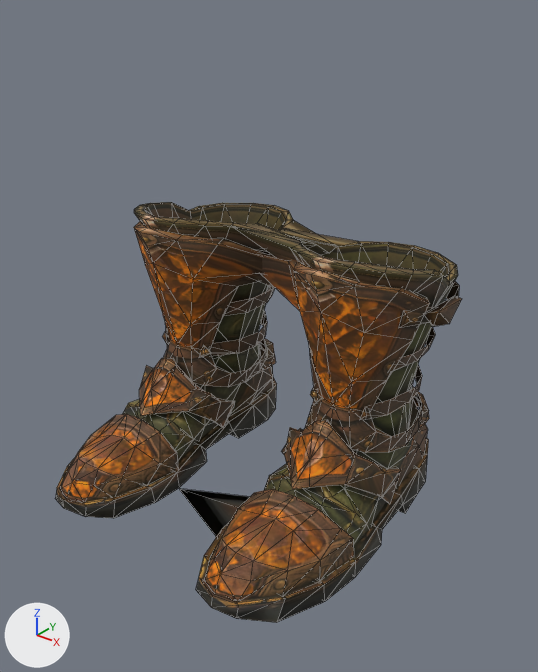
The glTF model godot-client/assets/actors/native/equipment/amberwood_woodland_boots_07.glb, before and after one commit.
One viewpoint serves both versions: a camera (50 mm lens) standing at (0.514, -0.591, 0.576) and looking at (0.031, 0.012, 0.202). The lights are fixed; the arrows at lower left show +X, +Y and +Z. The picture after the commit comes second. Mesh edges are drawn as thin lines. Vertices at exactly the same position are counted once.

Names of what the first picture shows: 'Amberglass Boots'.
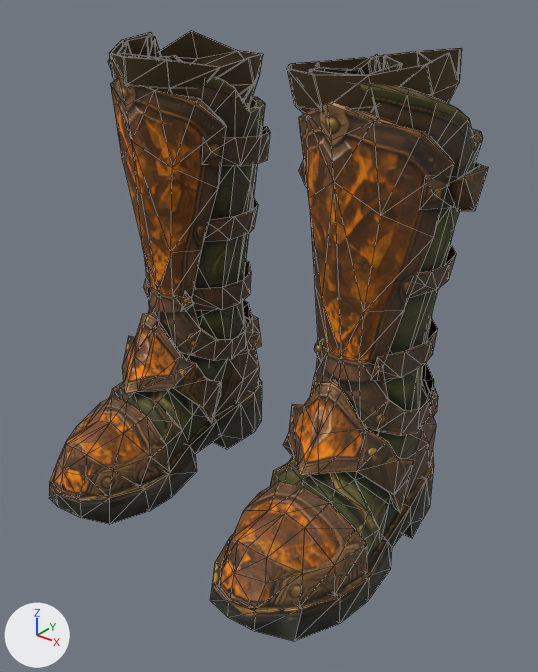
Where the change shows, as pixel boxes [x1, y1, x2, y2] in the pictures (538 x 672 px; the box of a moved part takes in the faces that stretch with it):
'Amberglass Boots', reshaped (8% wider, 39% taller)
    before: [56, 202, 462, 623]
    after: [49, 56, 489, 642]
'GeneratedBootBacking', added (mostly hidden)
    after: [109, 31, 461, 438]
'GeneratedBootBackingWithLegs', added (mostly hidden)
    after: [117, 36, 402, 108]
part 1 of me_amberglass_boots, moved or reshaped
    before: [56, 378, 277, 518]
    after: [49, 378, 262, 525]
part 2 of me_amberglass_boots, moved or reshaped
    before: [310, 365, 422, 420]
    after: [314, 317, 438, 380]
part 3 of me_amberglass_boots, moved or reshaped
    before: [163, 311, 267, 358]
    after: [143, 261, 251, 311]
part 4 of me_amberglass_boots, moved or reshaped
    before: [260, 339, 275, 370]
    after: [245, 315, 261, 350]
part 5 of me_amberglass_boots, moved or reshaped
    before: [281, 420, 401, 504]
    after: [283, 380, 414, 513]
part 6 of me_amberglass_boots, moved or reshaped
    before: [424, 296, 462, 327]
    after: [448, 165, 489, 211]
part 7 of me_amberglass_boots, moved or reshaped
    before: [61, 202, 459, 623]
    after: [53, 56, 483, 642]

The edits, one by one:
Material 'Amberglass Boots Backing' (mat_amberglass_boots_backing) is new.
Its base color is (0.0612, 0.0369, 0.0123) (brown #46361d).
Its roughness is 1.0.
me_amberglass_boots is used by ob_amberglass_boots; location (0.0, 0.0, 0.0).
me_amberglass_boots had 836 vertices, 1279 faces and spanned x -0.223..0.22, y -0.191..0.217, z -0.013..0.32.
me_amberglass_boots now has 836 vertices, 1279 faces and spans x -0.239..0.238, y -0.187..0.171, z -0.026..0.496.
me_amberglass_boots part 1: the loose piece of 49 vertices spanning x -0.206..-0.058, y -0.187..0.194, z -0.013..0.027 is multiplied about its middle by the matrix ((1.095, 0.0, -0.005), (0.0, 0.933, 0.016), (0.0, 0.0, 1.568)), then moved by (-0.014, -0.012, -0.002).
me_amberglass_boots part 2: the loose piece of 25 vertices spanning x 0.061..0.175, y 0.025..0.169, z 0.124..0.145 is scaled about its middle by (1.08, 0.975, 1.56), then moved by (0.018, -0.018, 0.069).
me_amberglass_boots part 3: the loose piece of 26 vertices spanning x -0.182..-0.062, y 0.024..0.17, z 0.123..0.145 is scaled about its middle by (1.02, 0.977, 1.57), then moved by (-0.015, -0.015, 0.071).
me_amberglass_boots part 4: the loose piece of 21 vertices spanning x -0.177..-0.074, y 0.104..0.192, z 0.06..0.09 is scaled about its middle by (1.05, 0.961, 1.57), then moved by (-0.014, -0.018, 0.037).
me_amberglass_boots part 5: the loose piece of 38 vertices spanning x 0.052..0.194, y -0.057..0.06, z 0.026..0.127 is multiplied about its middle by the matrix ((1.067, 0.001, -0.007), (0.0, 0.933, -0.013), (0.0, 0.0, 1.56)), then moved by (0.018, -0.014, 0.037).
me_amberglass_boots part 6: the loose piece of 8 vertices spanning x 0.199..0.22, y 0.056..0.103, z 0.243..0.269 is scaled about its middle by (0.958, 0.982, 1.56), then moved by (0.019, -0.017, 0.137).
me_amberglass_boots part 7: 669 of 836 vertices moved; they spanned x -0.223..0.206, y -0.191..0.217, z -0.013..0.32 and now span x -0.239..0.225, y -0.187..0.171, z -0.026..0.496; mean shift (0.003, -0.017, 0.076); largest move (-0.046, 0.04, 0.31) -> (0.064, 0.023, 0.477).
Mesh me_generatedbootbackingwithlegs is new.
It has 810 vertices, 1604 faces and spans x -0.203..0.202, y -0.155..0.148, z -0.025..0.513.
It uses material mat_amberglass_boots_backing (brown #46361d).
Mesh me_generatedbootbacking is new.
It has 810 vertices, 1604 faces and spans x -0.203..0.203, y -0.155..0.149, z -0.025..0.514.
It uses material mat_amberglass_boots_backing (brown #46361d).
Object 'GeneratedBootBackingWithLegs' (ob_generatedbootbackingwithlegs) is new; it shows me_generatedbootbackingwithlegs.
Its location is (0.0, 0.0, 0.0).
Object 'GeneratedBootBacking' (ob_generatedbootbacking) is new; it shows me_generatedbootbacking.
Its location is (0.0, 0.0, 0.0).
